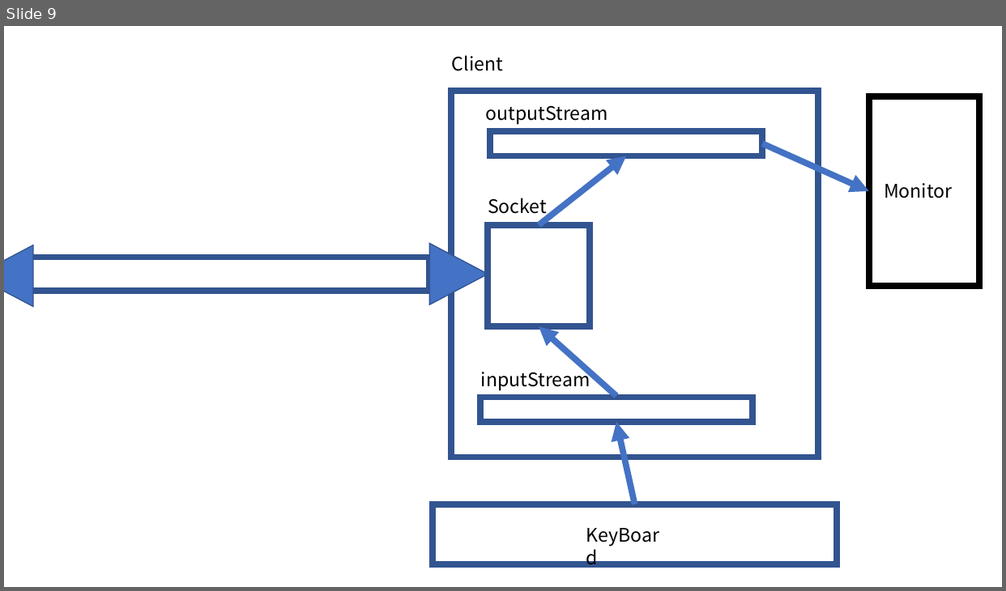
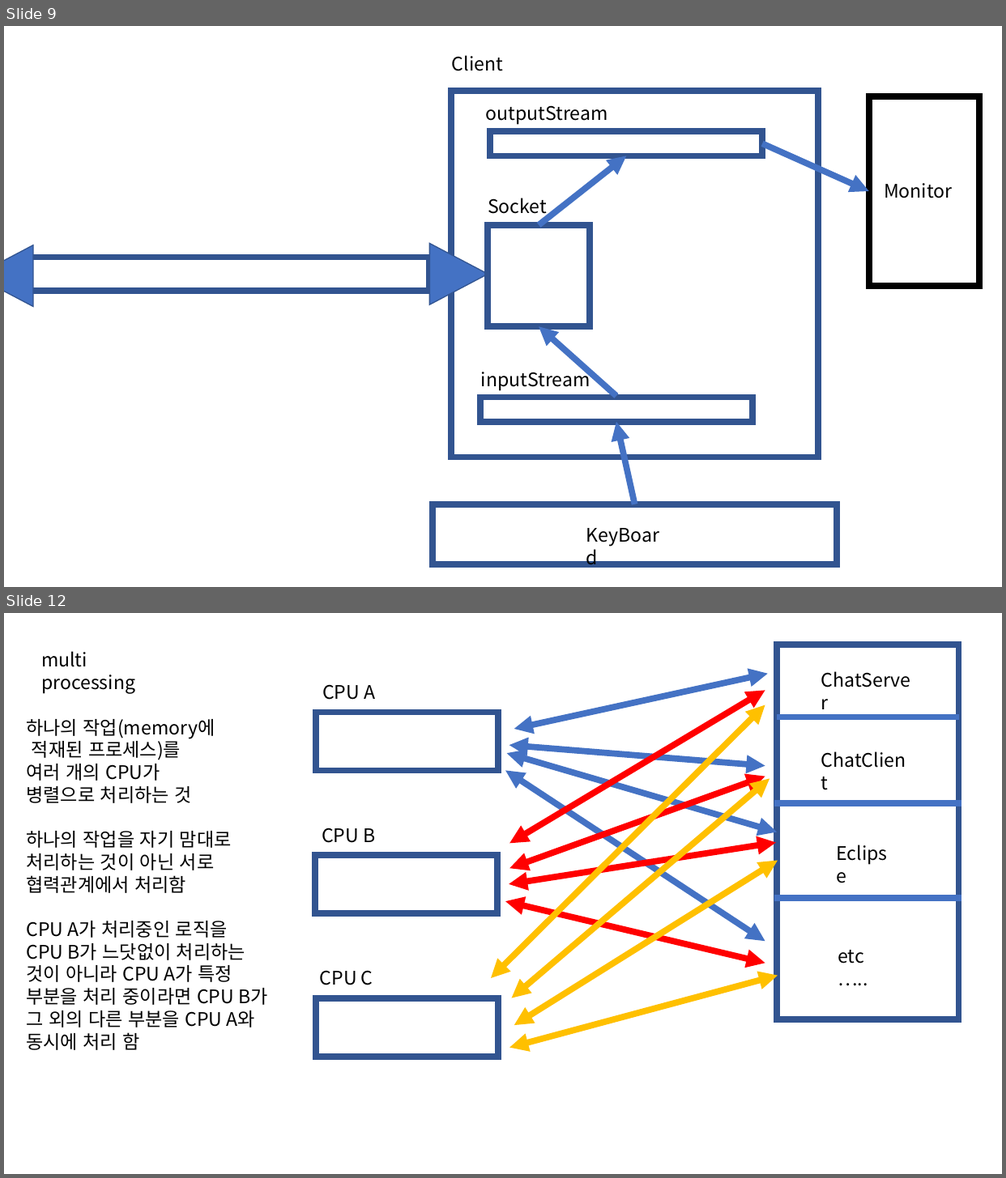
Before and after one commit to shawn-flunge/tutoring-for-java, a slide deck: 5th/5th material.pptx. Shown one above the other, each under a label of ours: slide 9 before the commit, slides 9 and 12 after it; the slides between them are not shown. The pictures are 1006x591 and 1006x1178 pixels, drawn with LibreOffice and Linux fonts; fonts in the diff are those of the drawing. Boxes give left, top, right and bottom in pixels: in the first picture for what was removed or moved away, otherwise in the second. Text is boxed around its words. In the diff, an @@ line names an element or a change of style, - is before the commit and + after.

Commit message:
다중 처리 추가

```diff
--- a/5th/5th material.pptx
+++ b/5th/5th material.pptx
@@ slide 12 added at [4,613,1002,1174], background #FFFFFF @@
@@ text added at [41,651,135,694], 18 pt, text #000000 @@
+multi processing
@@ rectangle added at [777,645,958,1020], outline #325491 6 pt @@
@@ text added at [322,684,375,700], 18 pt, text #000000 @@
+CPU A
@@ double arrow added from (514, 729) to (768, 674), #4472C4 6 pt @@
@@ text added at [814,665,922,695], 18 pt, text #000000 @@
+ChatServer
@@ double arrow added from (492, 978) to (765, 705), #FFC000 6 pt @@
@@ double arrow added from (510, 844) to (765, 690), #FF0000 6 pt @@
@@ text added at [26,719,267,1050], 18 pt, text #000000 @@
+하나의 작업(memory에
+적재된 프로세스)를
+여러 개의 CPU가
+병렬으로 처리하는 것
+하나의 작업을 자기 맘대로
+처리하는 것이 아닌 서로
+협력관계에서 처리함
+CPU A가 처리중인 로직을
+CPU B가 느닷없이 처리하는
+것이 아니라 CPU A가 특정
+부분을 처리 중이라면 CPU B가
+그 외의 다른 부분을 CPU A와
+동시에 처리 함
@@ rectangle added at [316,712,498,770], outline #325491 6 pt @@
@@ line added from (777, 717) to (959, 717), #4472C4 6 pt @@
@@ double arrow added from (507, 753) to (777, 833), #4472C4 6 pt @@
@@ double arrow added from (509, 746) to (765, 766), #4472C4 6 pt @@
@@ text added at [814,746,918,776], 18 pt, text #000000 @@
+ChatClient
@@ double arrow added from (505, 770) to (765, 942), #4472C4 6 pt @@
@@ double arrow added from (510, 868) to (765, 776), #FF0000 6 pt @@
@@ double arrow added from (512, 999) to (769, 778), #FFC000 6 pt @@
@@ line added from (774, 804) to (961, 804), #4472C4 6 pt @@
@@ text added at [322,828,375,843], 18 pt, text #000000 @@
+CPU B
@@ rectangle added at [315,855,497,914], outline #325491 6 pt @@
@@ double arrow added from (509, 884) to (776, 843), #FF0000 6 pt @@
@@ text added at [829,838,901,868], 18 pt, text #000000 @@
+Eclipse
@@ double arrow added from (514, 1025) to (778, 861), #FFC000 6 pt @@
@@ double arrow added from (505, 901) to (765, 964), #FF0000 6 pt @@
@@ line added from (774, 898) to (961, 898), #4472C4 6 pt @@
@@ text added at [837,950,864,964], 18 pt, text #000000 @@
+etc …..
@@ text added at [320,970,373,986], 18 pt, text #000000 @@
+CPU C
@@ double arrow added from (510, 1048) to (778, 975), #FFC000 6 pt @@
@@ rectangle added at [316,999,498,1057], outline #325491 6 pt @@
```
Also in this commit, not shown: 2 other slides added, 2 slides removed.
